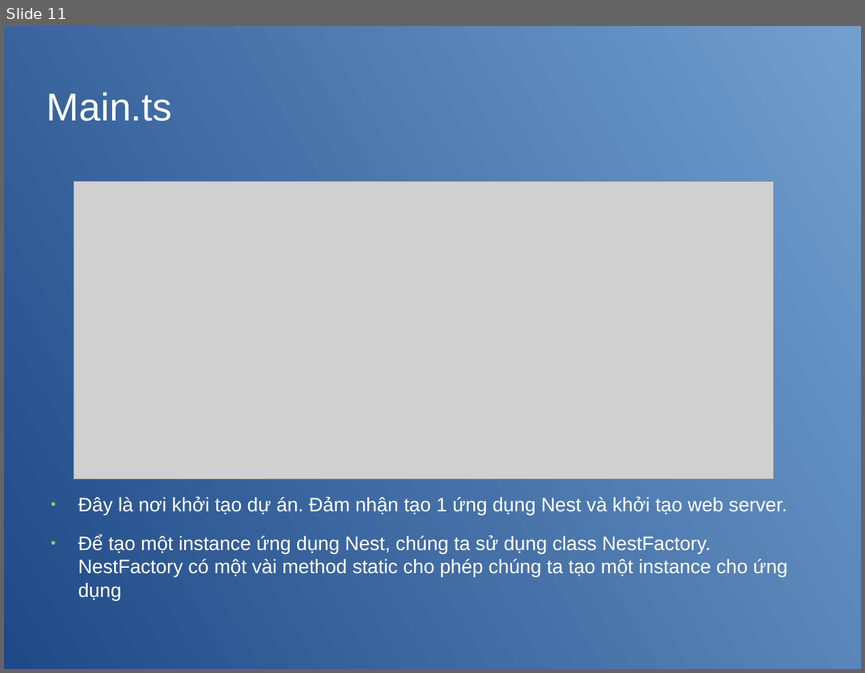
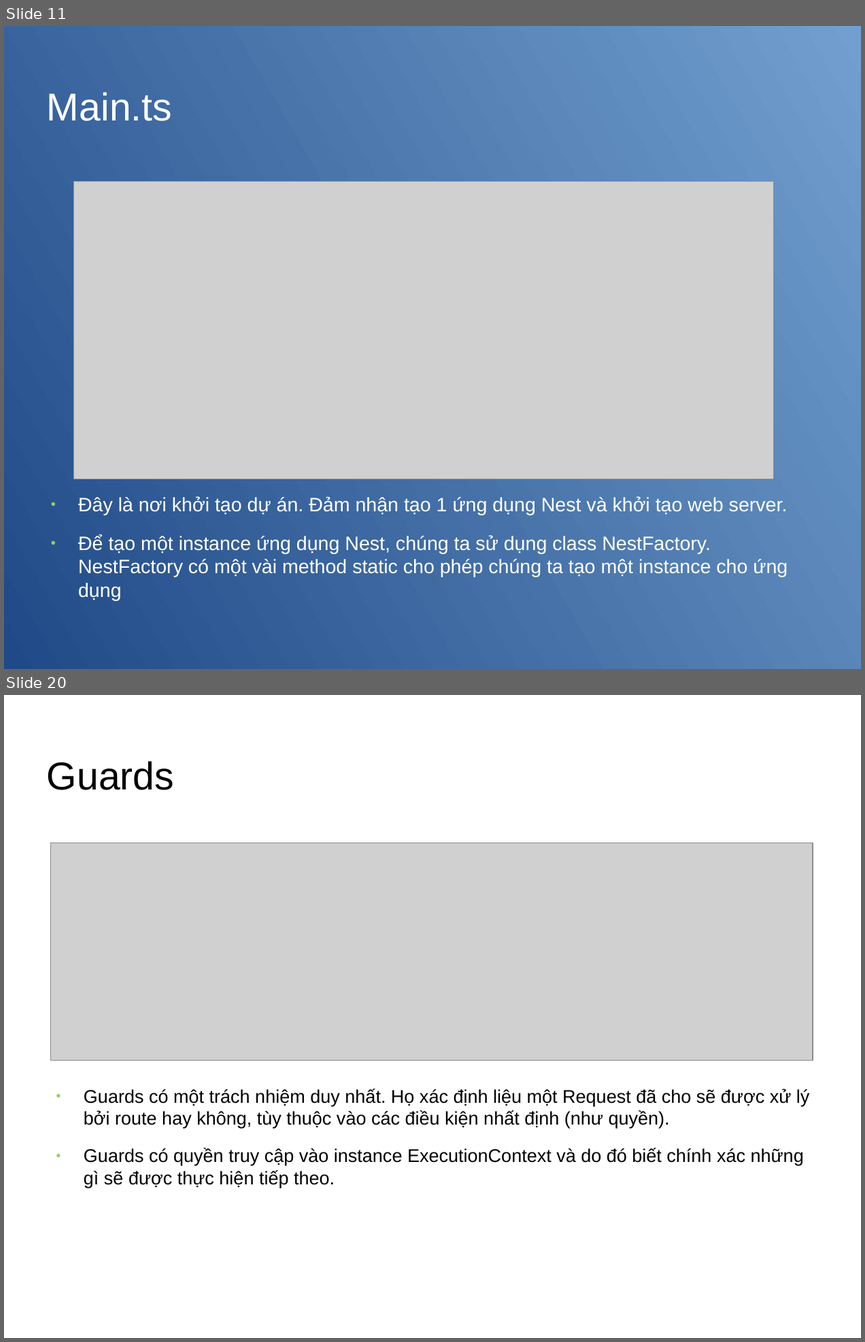
Before and after one commit to ngtrdai197/Seminar-Intro-Nestjs-GraphQL, a slide deck: nestjs.odp. Shown one above the other, each under a label of ours: slide 11 before the commit, slides 11 and 20 after it; the slides between them are not shown. The pictures are 865x673 and 865x1342 pixels, drawn with LibreOffice and Linux fonts; fonts in the diff are those of the drawing; grey boxes stand for pictures; background and template pictures are left out. Boxes give left, top, right and bottom in pixels: in the first picture for what was removed or moved away, otherwise in the second. Text is boxed around its words. In the diff, an @@ line names an element or a change of style, - is before the commit and + after.

```diff
--- a/nestjs.odp
+++ b/nestjs.odp
@@ slide 20 added at [4, 695, 861, 1338], background picture (left out) @@
@@ title added at [47, 761, 174, 790], 36 pt, text #000000 @@
+Guards
@@ picture added at [51, 843, 813, 1060] @@
@@ text added at [84, 1089, 809, 1188], 17 pt, text #000000 @@
+● Guards có một trách nhiệm duy nhất. Họ xác định liệu một Request đã cho sẽ được xử lý bởi route hay không, tùy thuộc vào các điều kiện nhất định (như quyền).
+● Guards có quyền truy cập vào instance ExecutionContext và do đó biết chính xác những gì sẽ được thực hiện tiếp theo.
```
Also in this commit, not shown: 1 slide changed, 9 other slides added, 17 other files.
